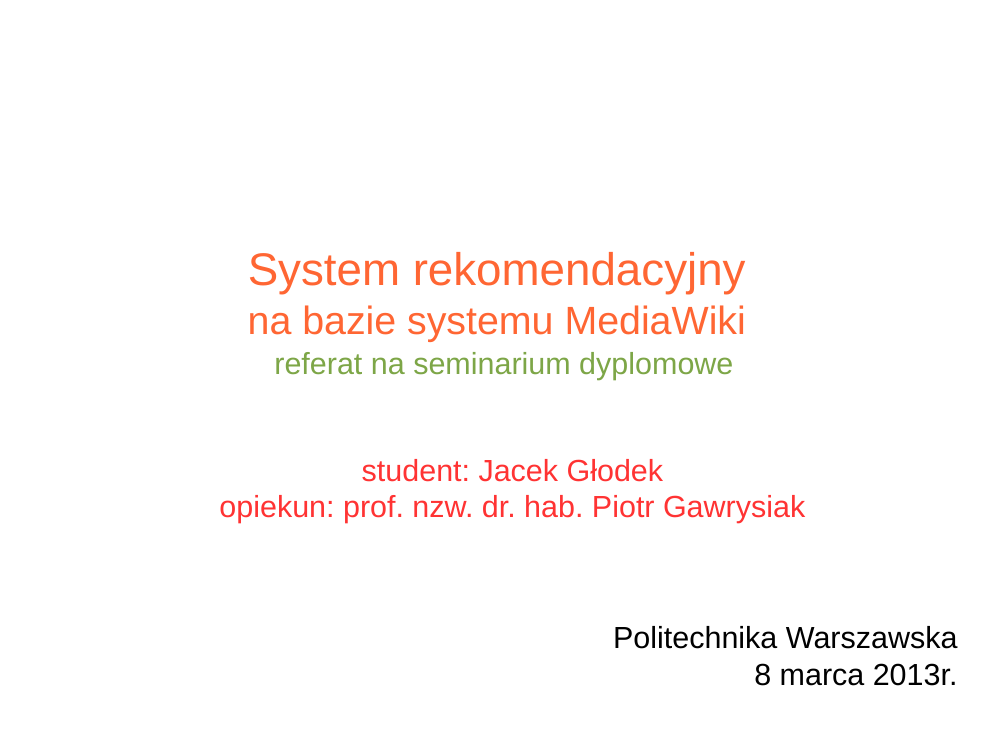
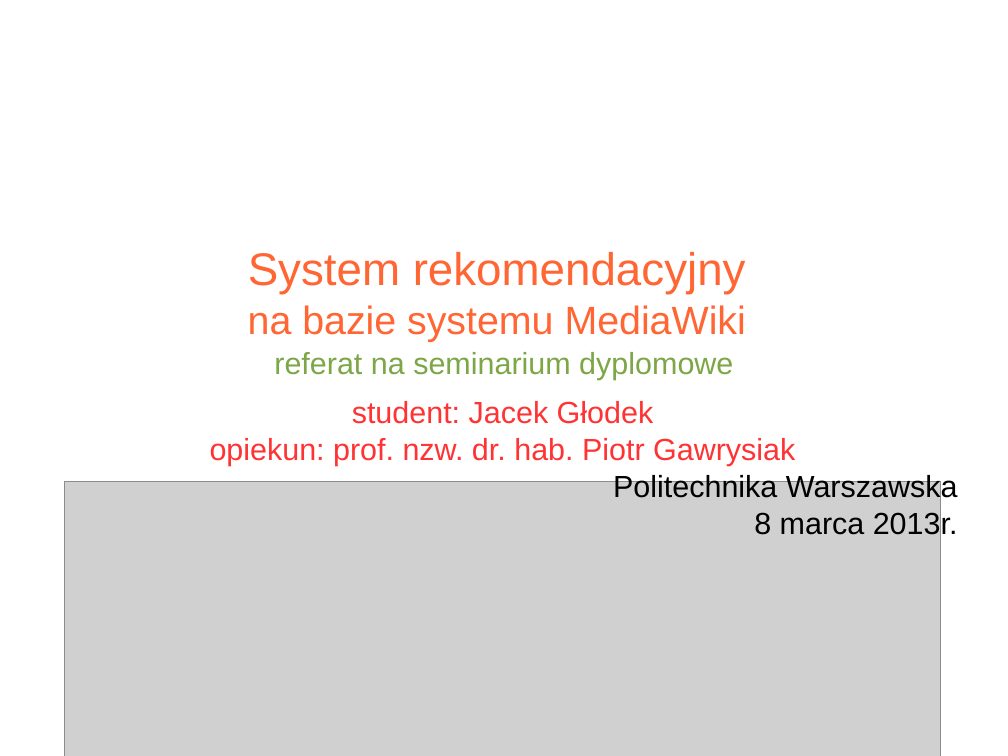
Before and after one commit to jglodek/wiki-expert, a slide deck: slide 1 of SDM2.odp. Drawn at 1008x756 pixels with LibreOffice and Linux fonts; fonts in the diff are those of the drawing; grey boxes stand for pictures. Boxes give left, top, right and bottom in pixels: in the first picture for what was removed or moved away, otherwise in the second. Text is boxed around its words. In the diff, an @@ line names an element or a change of style, - is before the commit and + after.

```diff
--- a/SDM2.odp
+++ b/SDM2.odp
@@ text "student: Jacek Głodek": place and size @@
-text "student: Jacek Głodek" at bbox=[219, 459, 805, 523]
+text "student: Jacek Głodek" at bbox=[210, 401, 795, 466]
@@ text "Politechnika Warszawska" rewrapped from bbox=[613, 626, 958, 686] to bbox=[613, 473, 958, 540] @@
@@ picture added at bbox=[65, 481, 941, 756] @@
```
Also in this commit, not shown: 6 other slides changed, 14 slides added, 2 slides removed, 2 other files.
